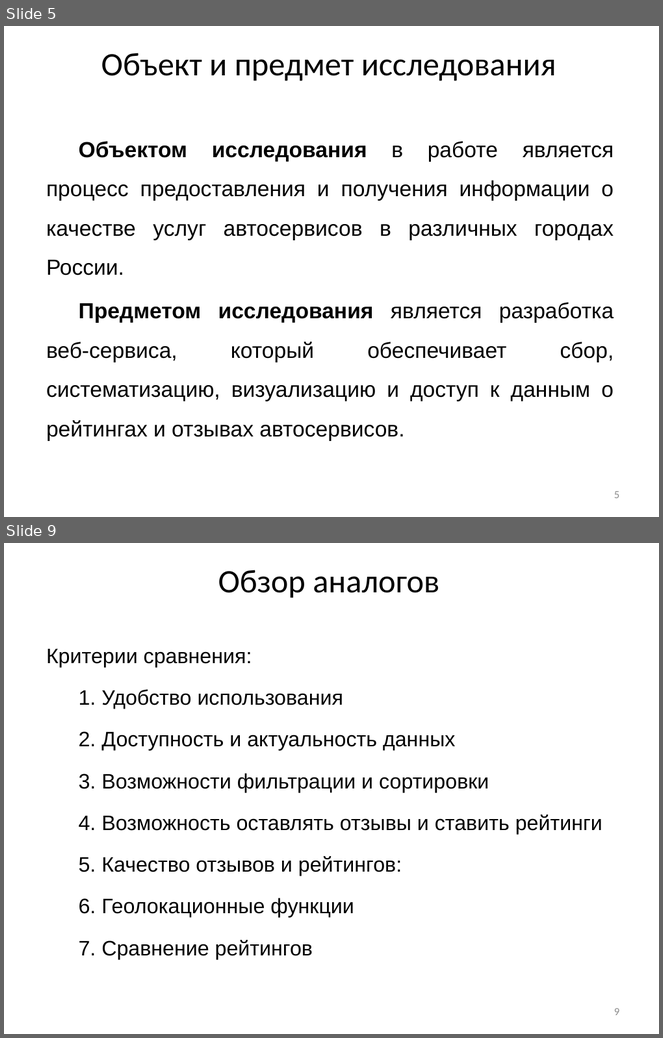
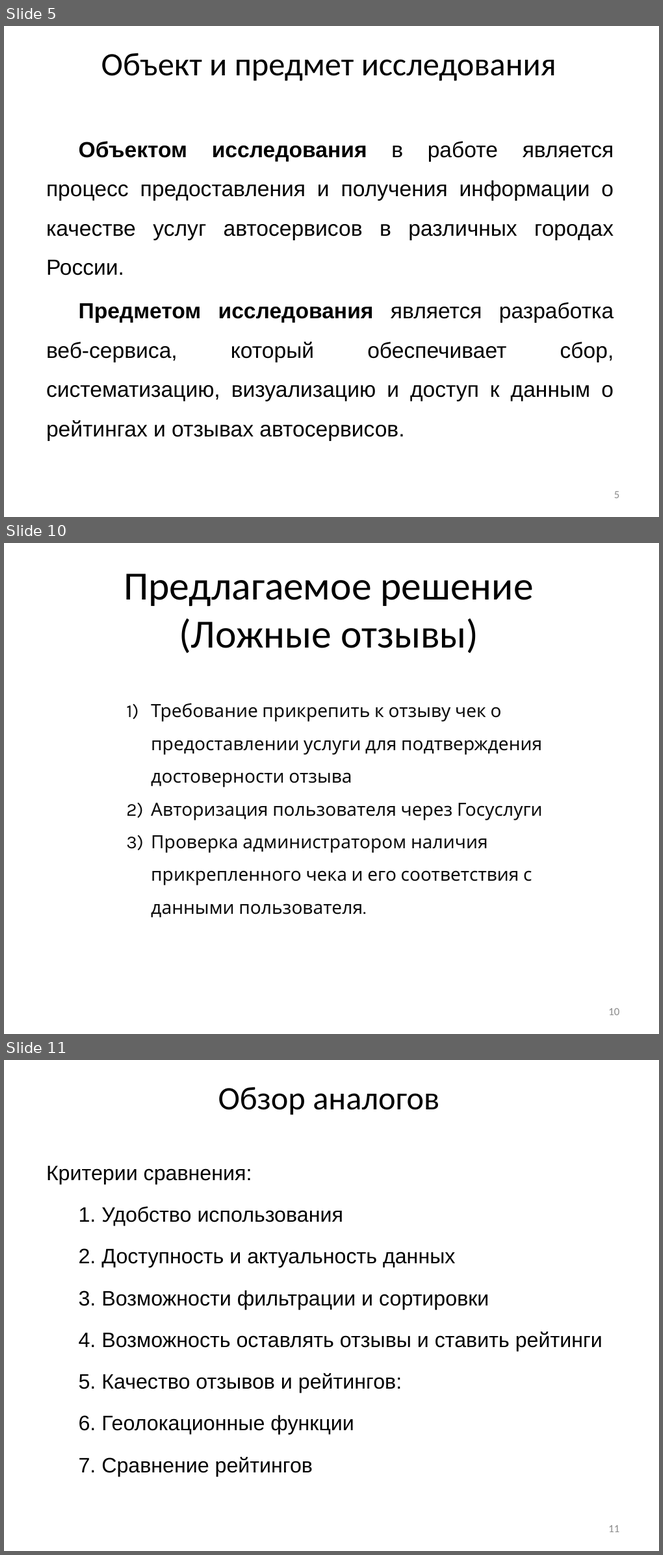
Before and after one commit to vadimgilka/-arRatingWebsite, a slide deck: Documentation/My documentation/Predzashita_Gailevich.pptx. Shown one above the other, each under a label of ours: slides 5 and 9 before the commit, slides 5, 10 and 11 after it; the slides between them are not shown. The pictures are 663x1038 and 663x1555 pixels, drawn with LibreOffice and Linux fonts; fonts in the diff are those of the drawing. Boxes give left, top, right and bottom in pixels: in the first picture for what was removed or moved away, otherwise in the second. Text is boxed around its words. In the diff, an @@ line names an element or a change of style, - is before the commit and + after.

```diff
--- a/Documentation/My documentation/Predzashita_Gailevich.pptx
+++ b/Documentation/My documentation/Predzashita_Gailevich.pptx
@@ slide 10 added at box(4, 543, 659, 1034), background #FFFFFF @@
@@ title added at box(124, 574, 534, 653), 44 pt, text #000000 @@
+Предлагаемое решение
+(Ложные отзывы)
@@ text added at box(151, 703, 543, 886), 20 pt, text #0D0D0D @@
+1) Требование прикрепить к отзыву чек о предоставлении услуги для подтверждения достоверности отзыва
+2) Авторизация пользователя через Госуслуги
+3) Проверка администратором наличия прикрепленного чека и его соответствия с данными пользователя.
@@ page number added at box(608, 1008, 620, 1016), 12 pt, text #8C8C8C @@
+10
@@ what was slide 9 is now slide 11 @@
@@ page number at box(608, 1525, 620, 1533): text changed @@
-9
+11
```
Also in this commit, not shown: 5 slides changed, 1 other slide added.
